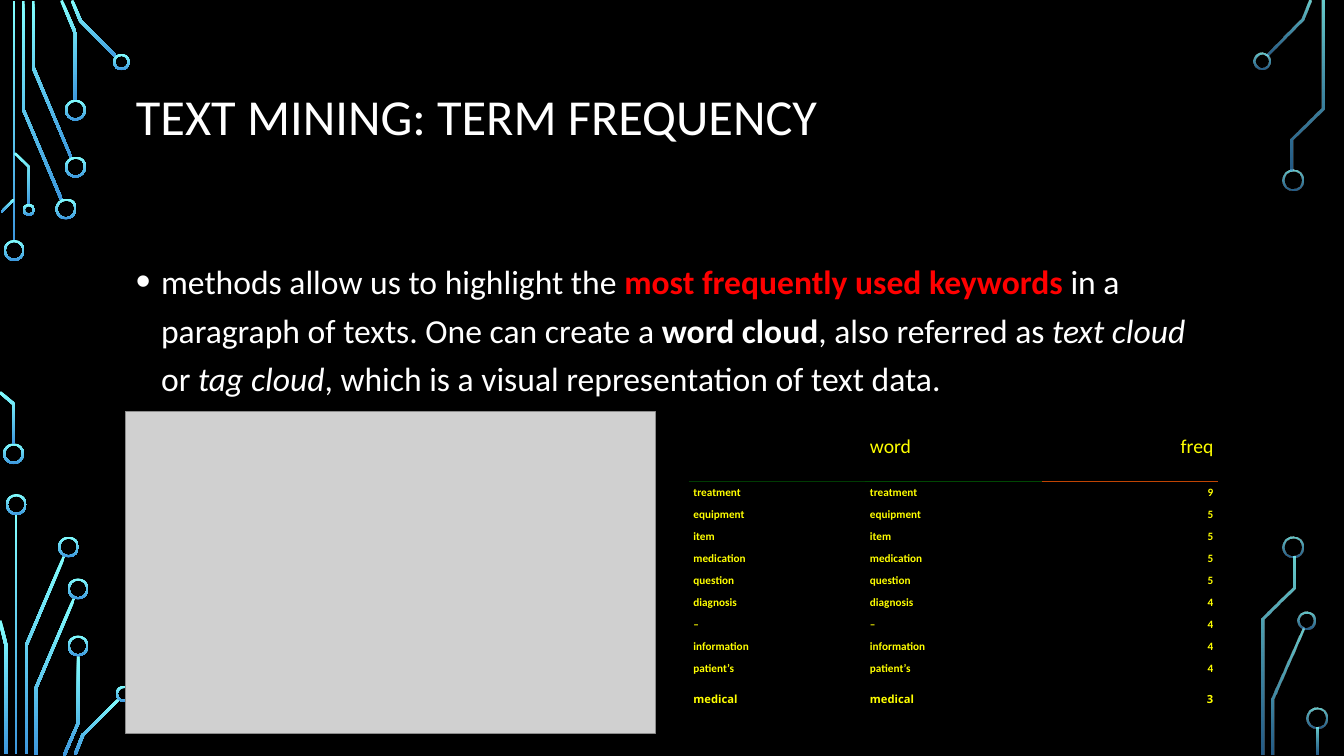
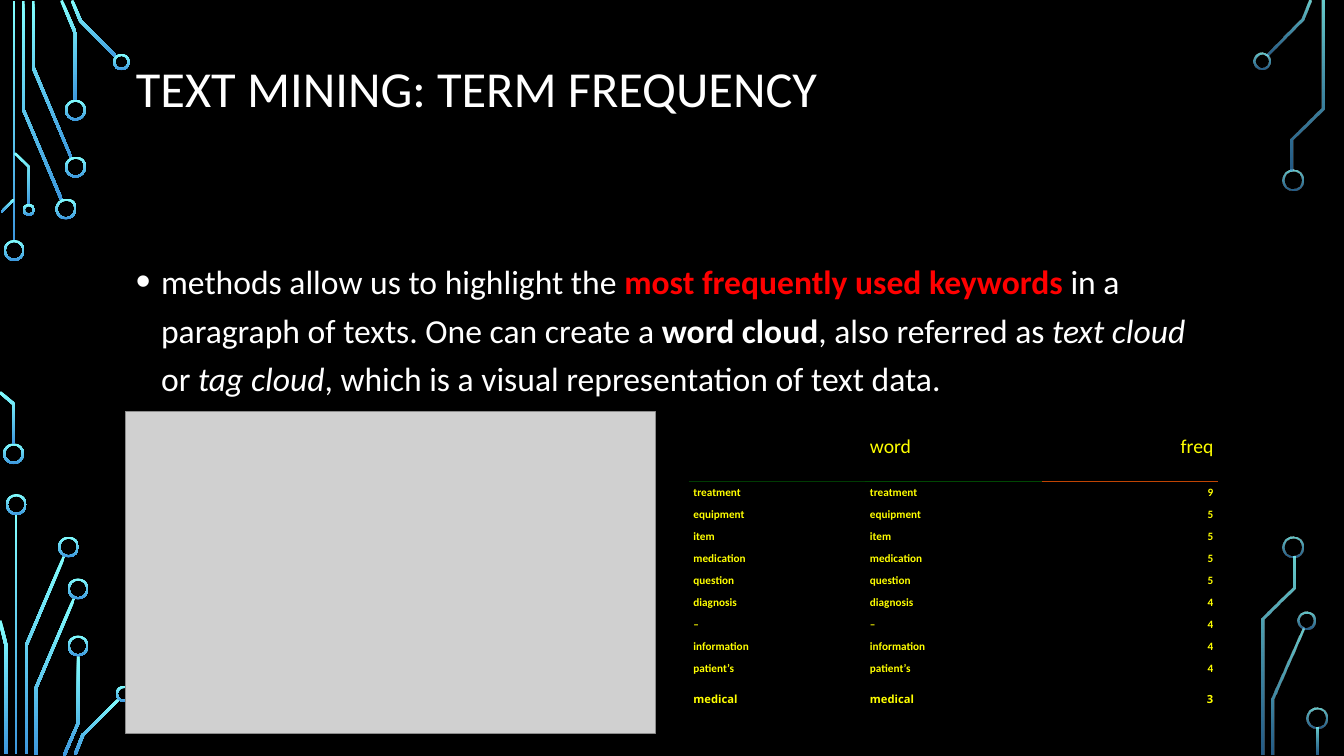
Before and after one commit to AjayArora35/Data-607-Context-Presentation, a slide deck: slide 4 of Text Mining with R.pptx (slide 3 before the commit). Drawn at 1344x756 pixels with LibreOffice and Linux fonts; fonts in the diff are those of the drawing; grey boxes stand for pictures; background and template pictures are left out. Boxes give left, top, right and bottom in pixels: in the first picture for what was removed or moved away, otherwise in the second. Text is boxed around its words. In the diff, an @@ line names an element or a change of style, - is before the commit and + after.

```diff
--- a/Text Mining with R.pptx
+++ b/Text Mining with R.pptx
@@ title "TEXT MINING: TERM FREQUENCY": place and size @@
-title "TEXT MINING: TERM FREQUENCY" at (136, 102, 817, 142)
+title "TEXT MINING: TERM FREQUENCY" at (136, 74, 817, 114)
```
Also in this commit, not shown: 1 other slide changed, 1 slide added.
